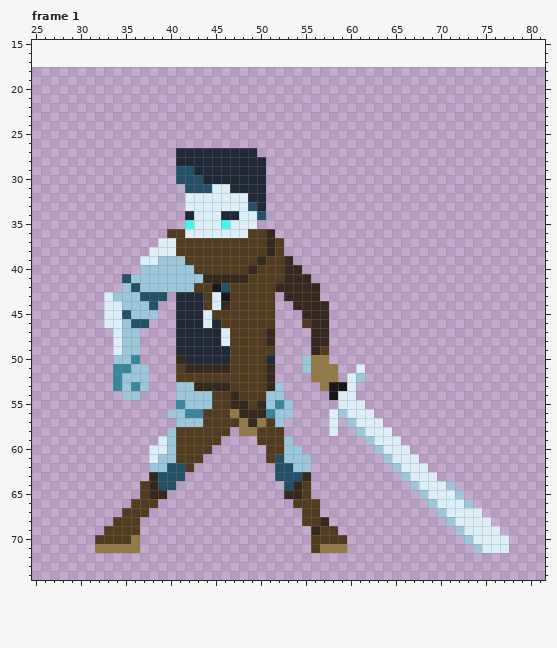
Two versions of one pixel-art file, Aseprite/Hero makeover.aseprite. The first picture shows the starting point.
64x64 pixels, 23 frames. Shown: frame 1: x 25..81, y 15..74. The old version is drawn lined up with the new one, on the new canvas. The commit also changed other frames, which this record leaves out.
The result:
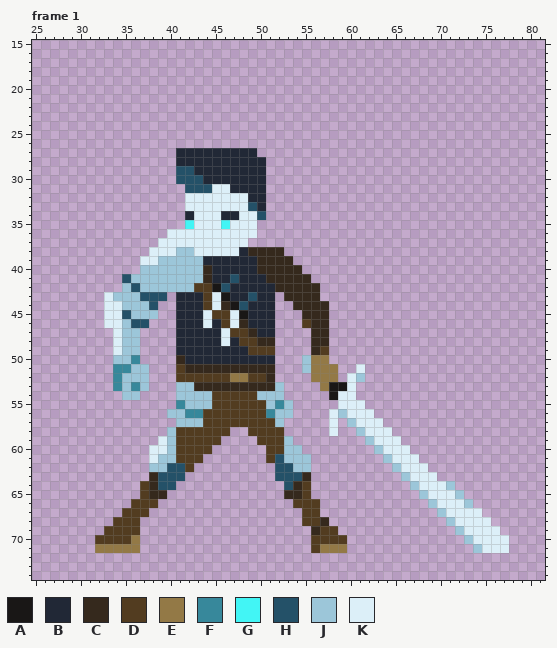
Palette (. is transparent): A #191716  B #212836  C #35291d  D #523c20  E #937946  F #37889b  G #42f5f5  H #245168  J #9cc6d9  K #dceff8
Commit message: holy shit attack animations are hard
Diff:
canvas 64x64 -> 100x100, the old top-left corner now at 18,18
Changed rows in their new state; - is an unchanged pixel.
Frame 1:
first column x 40:
36 KK-------K..-
37 -KKKKKKKK....
38 -JJKKKKKBCC-C
39 --JJBBBBBB-CC
40 ---JCBBBBBCCC
41 -----BBHBBBCC
42 -------BBBBB-
43 -------BBHBB-
44 -------AHBBB-
45 -------KABBB-
46 -------KCBBB-
47 ---------CBB-
48 -------B--C--
49 -------BB----
50 -------BBBB--
51 -------CCCC--
52 -------EE----
53 -------CCCC--
54 -------D--J--
55 -------DD-D--
56 -------DDDD--
57 --------DDD--
58 --------.D---
Where, in picture pixels (left, top, right, bottom), the same in both pictures:
changed: (167, 229, 284, 436)
